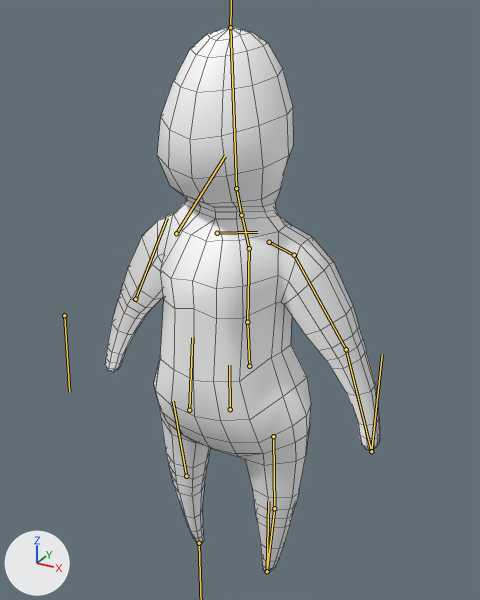
The FBX model Assets/_Project/FBX/Malandrin/Malandrin@Idle.fbx, before and after one commit.
Both versions are drawn from a camera (50 mm lens) standing at (0.00891, -0.01513, 0.01784) and looking at (0.00012, 0.00084, 0.00986). The lights are fixed; the arrows at lower left show +X, +Y and +Z. Both versions are drawn at frame 28 of the action 'Take 001'; the numbers are the values there. The bones that bend it are drawn over the model as lines. Mesh edges are drawn as thin lines.

The first picture shows 'MALANDRIN_MESH'.
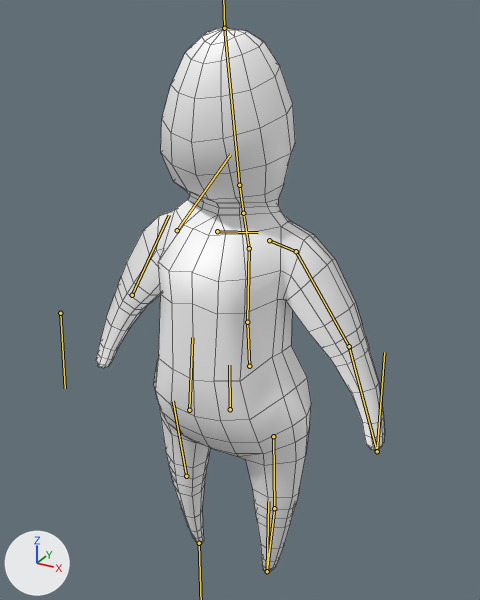
Where the change shows, as pixel boxes (x1, y1, x2, y2) in the pictures (480 x 600 px):
'MALANDRIN_MESH', posed: before (105, 27, 380, 572); after (96, 28, 385, 572)
bone 'MALANDRIN_Spine3_JNT', root to tip: before (249, 248) to (242, 218); after (249, 248) to (244, 216)
bone 'MALANDRIN_Neck_JNT', root to tip: before (236, 188) to (230, 27); after (239, 185) to (224, 28)
bone 'MALANDRIN_R_Clavicle_JNT', root to tip: before (217, 233) to (257, 232); after (217, 231) to (258, 232)
bone 'MALANDRIN_R_Shoulder_JNT', root to tip: before (176, 233) to (225, 156); after (177, 230) to (230, 154)
bone 'MALANDRIN_L_Clavicle_JNT', root to tip: before (269, 242) to (294, 255); after (269, 240) to (296, 251)
bone 'MALANDRIN_L_Shoulder_JNT', root to tip: before (294, 255) to (346, 349); after (296, 251) to (349, 346)

The change, as a list of edits to the scene's bpy script:
```text
Change bone_malandrin_spine3_jnt:
    where bone_malandrin_spine3_jnt = bpy.data.objects['MALANDRIN_RIG'].pose.bones['MALANDRIN_Spine3_JNT']  # child of 'MALANDRIN_Spine2_JNT'
    bone_malandrin_spine3_jnt.rotation_quaternion: (1.0, -0.029, 0.0, 0.0) -> (0.998, -0.069, 0.0, 0.0)  # degrees (-3, 0, 0) -> degrees (-8, 0, 0)
Change bone_malandrin_neck_jnt:
    where bone_malandrin_neck_jnt = bpy.data.objects['MALANDRIN_RIG'].pose.bones['MALANDRIN_Neck_JNT']  # child of 'MALANDRIN_Spine4_JNT'
    bone_malandrin_neck_jnt.rotation_quaternion: (1.0, -0.001, 0.0, 0.0) -> (0.996, 0.094, 0.0, 0.0)  # degrees (0, 0, 0) -> degrees (11, 0, 0)
Change bone_malandrin_r_clavicle_jnt:
    where bone_malandrin_r_clavicle_jnt = bpy.data.objects['MALANDRIN_RIG'].pose.bones['MALANDRIN_R_Clavicle_JNT']  # child of 'MALANDRIN_Spine3_JNT'
    bone_malandrin_r_clavicle_jnt.rotation_quaternion: (1.0, 0.0, 0.0, -0.027) -> (0.999, 0.0, 0.0, -0.044)  # degrees (0, 0, -3) -> degrees (0, 0, -5)
Change bone_malandrin_r_shoulder_jnt:
    where bone_malandrin_r_shoulder_jnt = bpy.data.objects['MALANDRIN_RIG'].pose.bones['MALANDRIN_R_Shoulder_JNT']  # child of 'MALANDRIN_R_Clavicle_JNT'
    bone_malandrin_r_shoulder_jnt.rotation_quaternion: (0.978, 0.0, 0.0, 0.21) -> (0.981, 0.0, 0.0, 0.195)  # degrees (0, 0, 24) -> degrees (0, 0, 22)
Change bone_malandrin_l_clavicle_jnt:
    where bone_malandrin_l_clavicle_jnt = bpy.data.objects['MALANDRIN_RIG'].pose.bones['MALANDRIN_L_Clavicle_JNT']  # child of 'MALANDRIN_Spine3_JNT'
    bone_malandrin_l_clavicle_jnt.rotation_quaternion: (1.0, 0.0, 0.0, -0.027) -> (0.999, 0.0, 0.0, -0.044)  # degrees (0, 0, -3) -> degrees (0, 0, -5)
Change bone_malandrin_l_shoulder_jnt:
    where bone_malandrin_l_shoulder_jnt = bpy.data.objects['MALANDRIN_RIG'].pose.bones['MALANDRIN_L_Shoulder_JNT']  # child of 'MALANDRIN_L_Clavicle_JNT'
    bone_malandrin_l_shoulder_jnt.rotation_quaternion: (0.978, 0.0, 0.0, 0.21) -> (0.981, 0.0, 0.0, 0.195)  # degrees (0, 0, 24) -> degrees (0, 0, 22)
```
